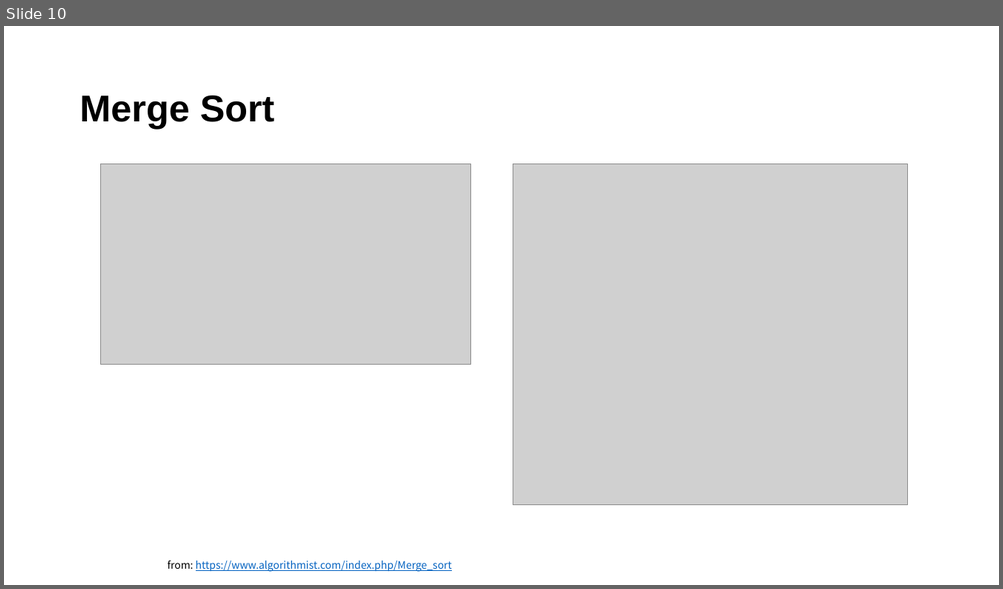
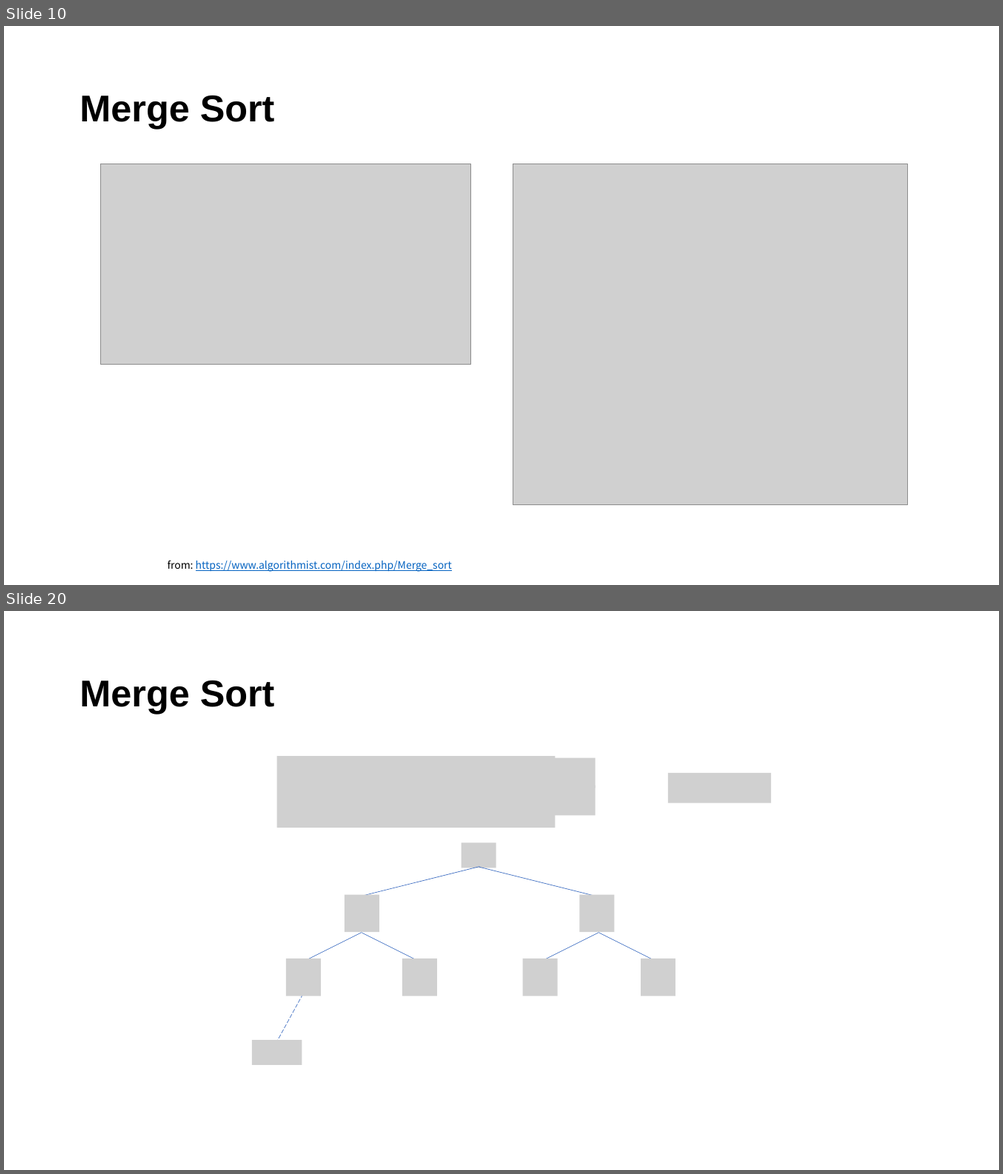
Before and after one commit to mlailab-skku/mlailab-skku.github.io, a slide deck: files/insertion_and_merge_sort.pptm. Shown one above the other, each under a label of ours: slide 10 before the commit, slides 10 and 20 after it; the slides between them are not shown. The pictures are 1003x589 and 1003x1174 pixels, drawn with LibreOffice and Linux fonts; fonts in the diff are those of the drawing; grey boxes stand for pictures. Boxes give left, top, right and bottom in pixels: in the first picture for what was removed or moved away, otherwise in the second. Text is boxed around its words. In the diff, an @@ line names an element or a change of style, - is before the commit and + after.

```diff
--- a/files/insertion_and_merge_sort.pptm
+++ b/files/insertion_and_merge_sort.pptm
@@ slide 20 added at (x1=4, y1=611, x2=999, y2=1170), background #FFFFFF @@
@@ title added at (x1=79, y1=680, x2=275, y2=714), 36 pt, text #000000, bold @@
+Merge Sort
@@ picture added at (x1=277, y1=757, x2=555, y2=828) @@
@@ picture added at (x1=515, y1=758, x2=596, y2=788) @@
@@ picture added at (x1=515, y1=786, x2=596, y2=815) @@
@@ picture added at (x1=668, y1=773, x2=771, y2=803) @@
@@ picture added at (x1=461, y1=843, x2=496, y2=869) @@
@@ line added from (479, 867) to (362, 896), #4472C4 0.5 pt @@
@@ line added from (479, 868) to (597, 897), #4472C4 0.5 pt @@
@@ picture added at (x1=344, y1=895, x2=379, y2=933) @@
@@ picture added at (x1=579, y1=895, x2=614, y2=933) @@
@@ line added from (361, 933) to (303, 962), #4472C4 0.5 pt @@
@@ line added from (362, 934) to (421, 963), #4472C4 0.5 pt @@
@@ line added from (599, 933) to (540, 962), #4472C4 0.5 pt @@
@@ line added from (600, 934) to (658, 963), #4472C4 0.5 pt @@
@@ picture added at (x1=286, y1=959, x2=321, y2=996) @@
@@ picture added at (x1=402, y1=959, x2=438, y2=996) @@
@@ picture added at (x1=523, y1=959, x2=558, y2=996) @@
@@ picture added at (x1=640, y1=959, x2=675, y2=996) @@
@@ line added from (303, 994) to (275, 1046), #4472C4 0.5 pt dashed @@
@@ picture added at (x1=252, y1=1040, x2=301, y2=1065) @@
```
Also in this commit, not shown: 6 slides changed, 9 other slides added, 4 other files.
